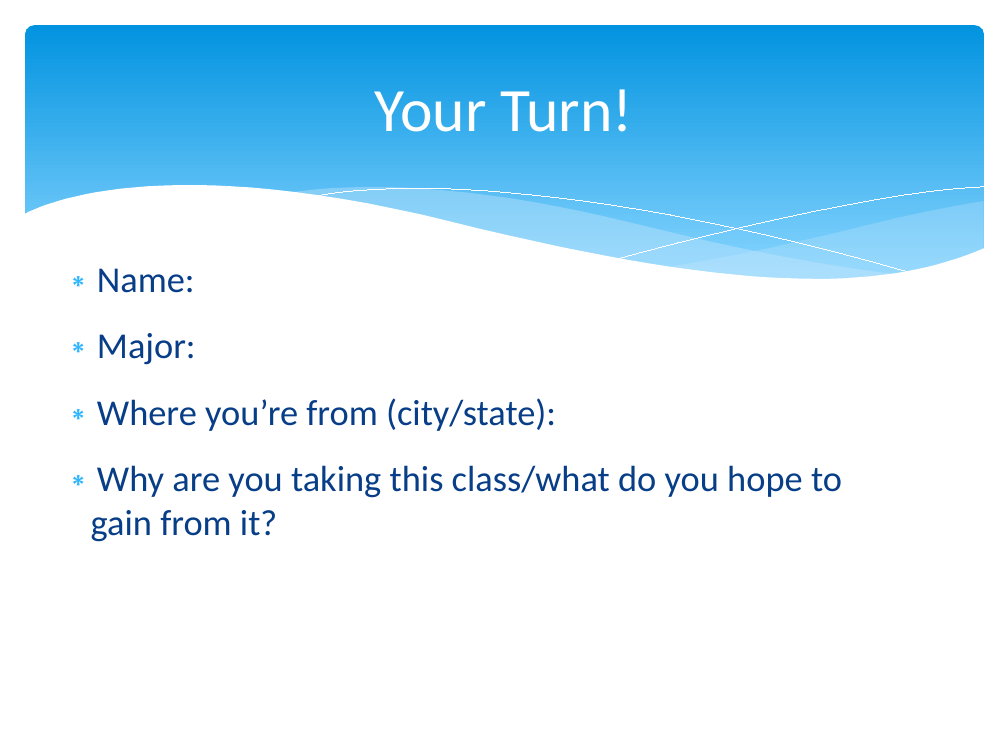
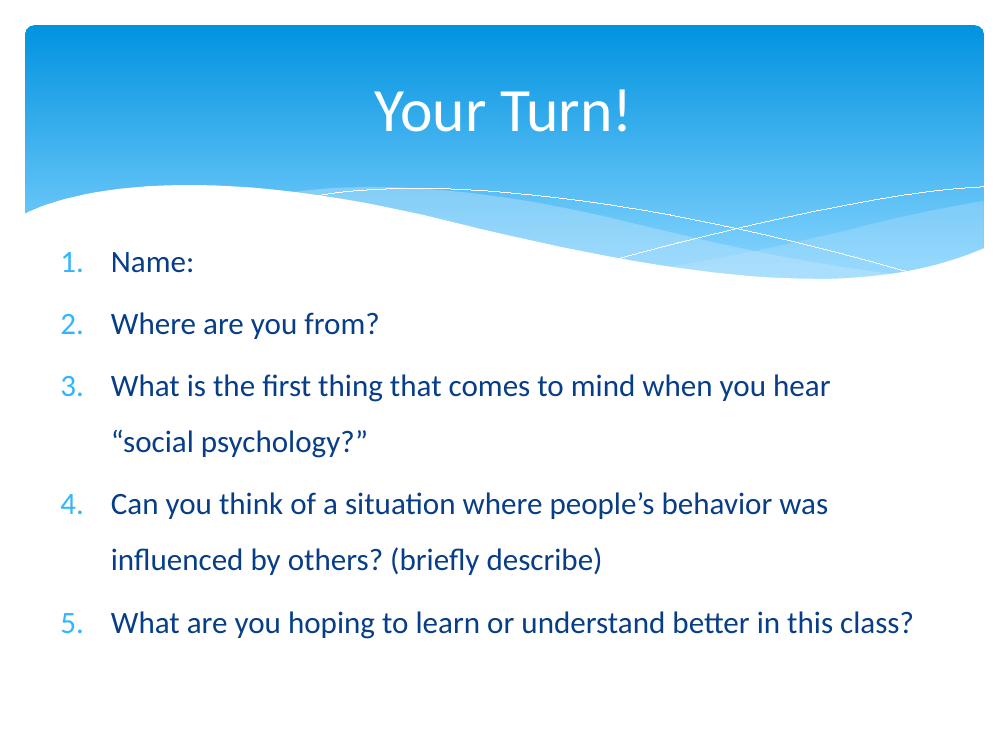
Before and after one commit to npm27/Teaching-Materials, a slide deck: slide 8 of Social Psych/Slides/0 First Day Info.pptx. Drawn at 1008x756 pixels with LibreOffice and Linux fonts; fonts in the diff are those of the drawing. Boxes give left, top, right and bottom in pixels: in the first picture for what was removed or moved away, otherwise in the second. Text is boxed around its words. In the diff, an @@ line names an element or a change of style, - is before the commit and + after.

```diff
--- a/Social Psych/Slides/0 First Day Info.pptx
+++ b/Social Psych/Slides/0 First Day Info.pptx
@@ text "Name:": place and size @@
-text "Name:" at (91,268,842,542)
+text "Name:" at (111,252,914,639)
@@ text at (111,252,194,273): size 26 to 22.2 pt in "Name:"; bullet ∗ to 1.; line spacing 1 to 1.5 @@
@@ text at (111,312,914,639): text changed; size 26 to 22.2 pt @@
-∗ Major:
-∗ Where you’re from (city/state):
-∗ Why are you taking this class/what do you hope to gain from it?
+2. Where are you from?
+3. What is the first thing that comes to mind when you hear “social psychology?”
+4. Can you think of a situation where people’s behavior was influenced by others? (briefly describe)
+5. What are you hoping to learn or understand better in this class?
```
Also in this commit, not shown: 1 other slide changed, 1 slide added, 8 other files.
